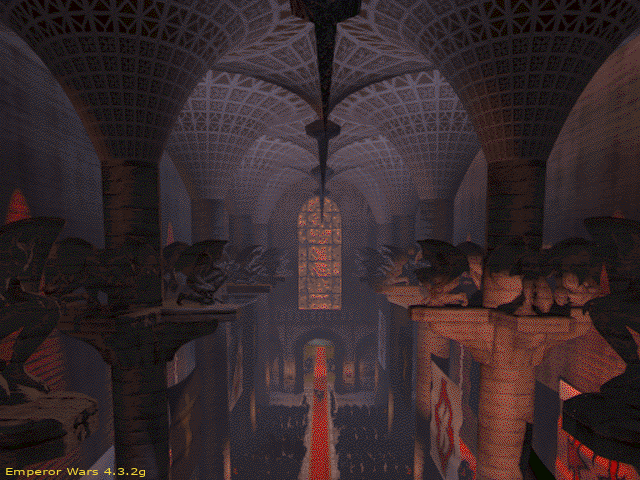
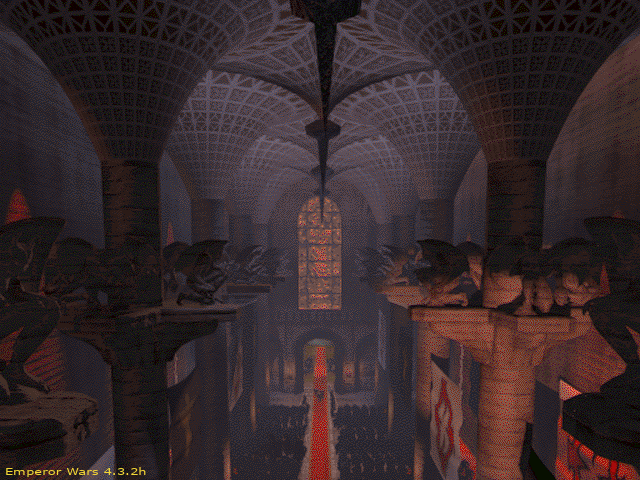
Layers edited between the first and the second 640 × 480 image:
renamed "Emperor Wars 4.3.2g" to "Emperor Wars 4.3.2h", painted on it over [138, 467, 146, 477]
